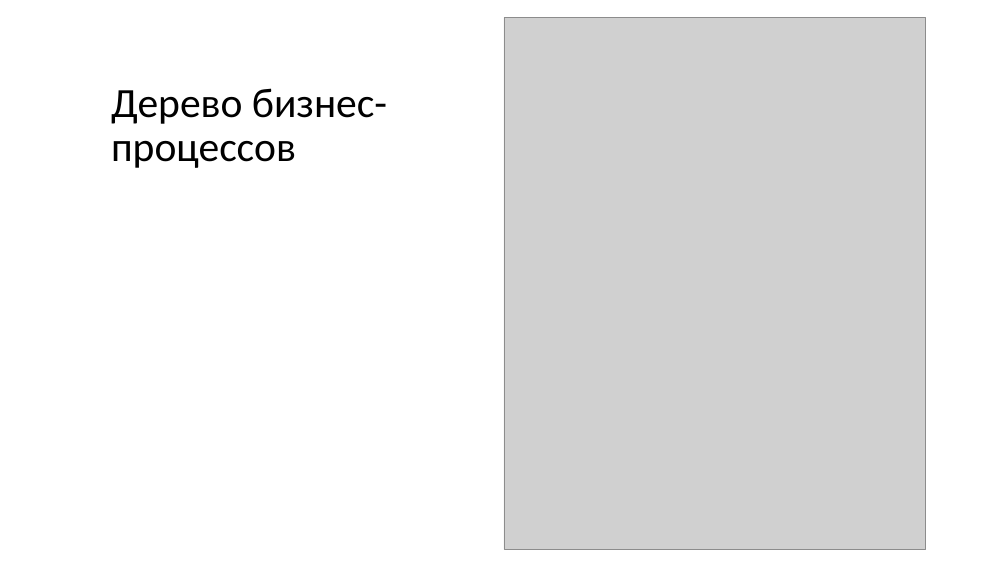
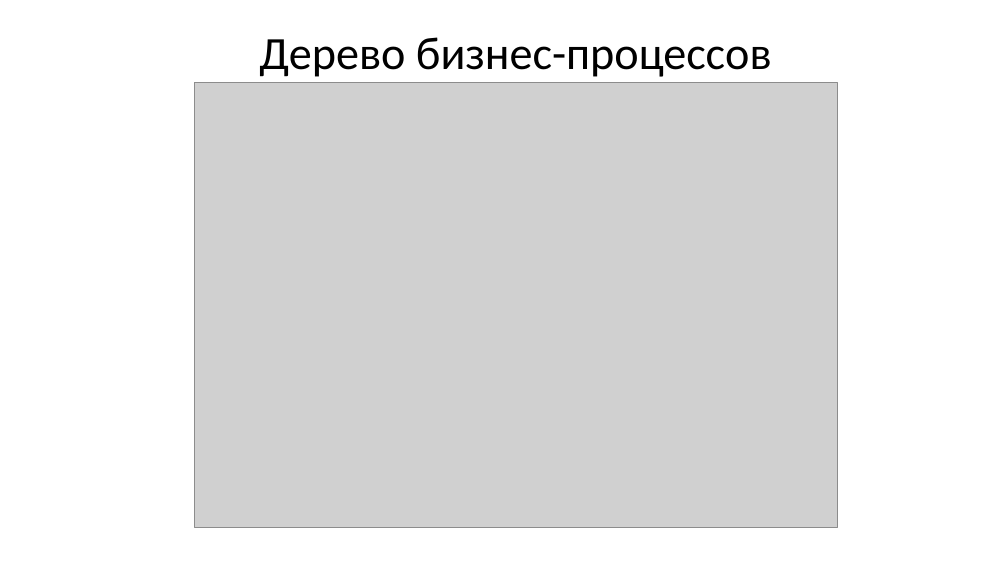
Before and after one commit to Raccoonn78/MagiCtr, a slide deck: slide 3 of 2 семестр/Управление бизнес-процессами/пр6/пр6.pptx. Drawn at 1008x567 pixels with LibreOffice and Linux fonts; fonts in the diff are those of the drawing; grey boxes stand for pictures. Boxes give left, top, right and bottom in pixels: in the first picture for what was removed or moved away, otherwise in the second. Text is boxed around its words. In the diff, an @@ line names an element or a change of style, - is before the commit and + after.

```diff
--- a/2 семестр/Управление бизнес-процессами/пр6/пр6.pptx
+++ b/2 семестр/Управление бизнес-процессами/пр6/пр6.pptx
@@ title "Дерево бизнес-процессов": place and size @@
-title "Дерево бизнес-процессов" at box(111, 88, 387, 168)
+title "Дерево бизнес-процессов" at box(259, 37, 772, 77)
@@ title "Дерево бизнес-процессов" at box(259, 37, 772, 77): size 39.6 to 44 pt; alignment left to centre @@
@@ picture removed at box(504, 17, 926, 549) @@
@@ picture added at box(195, 83, 838, 528) @@
```
Also in this commit, not shown: 1 other slide changed, 6 other files.
